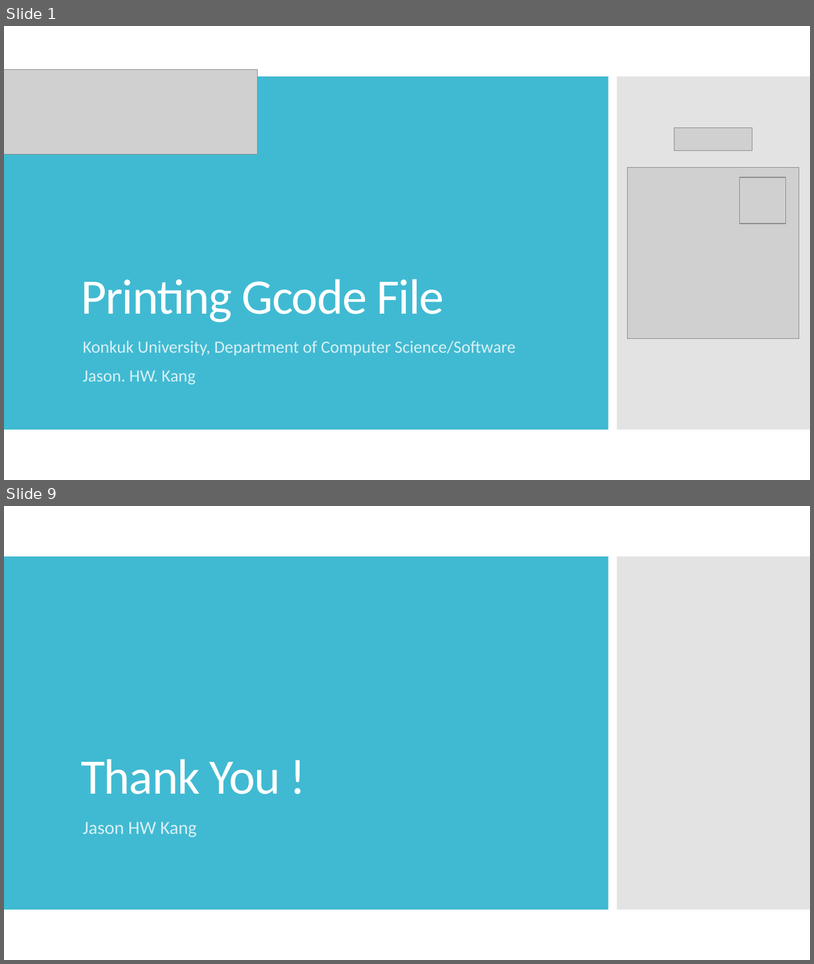
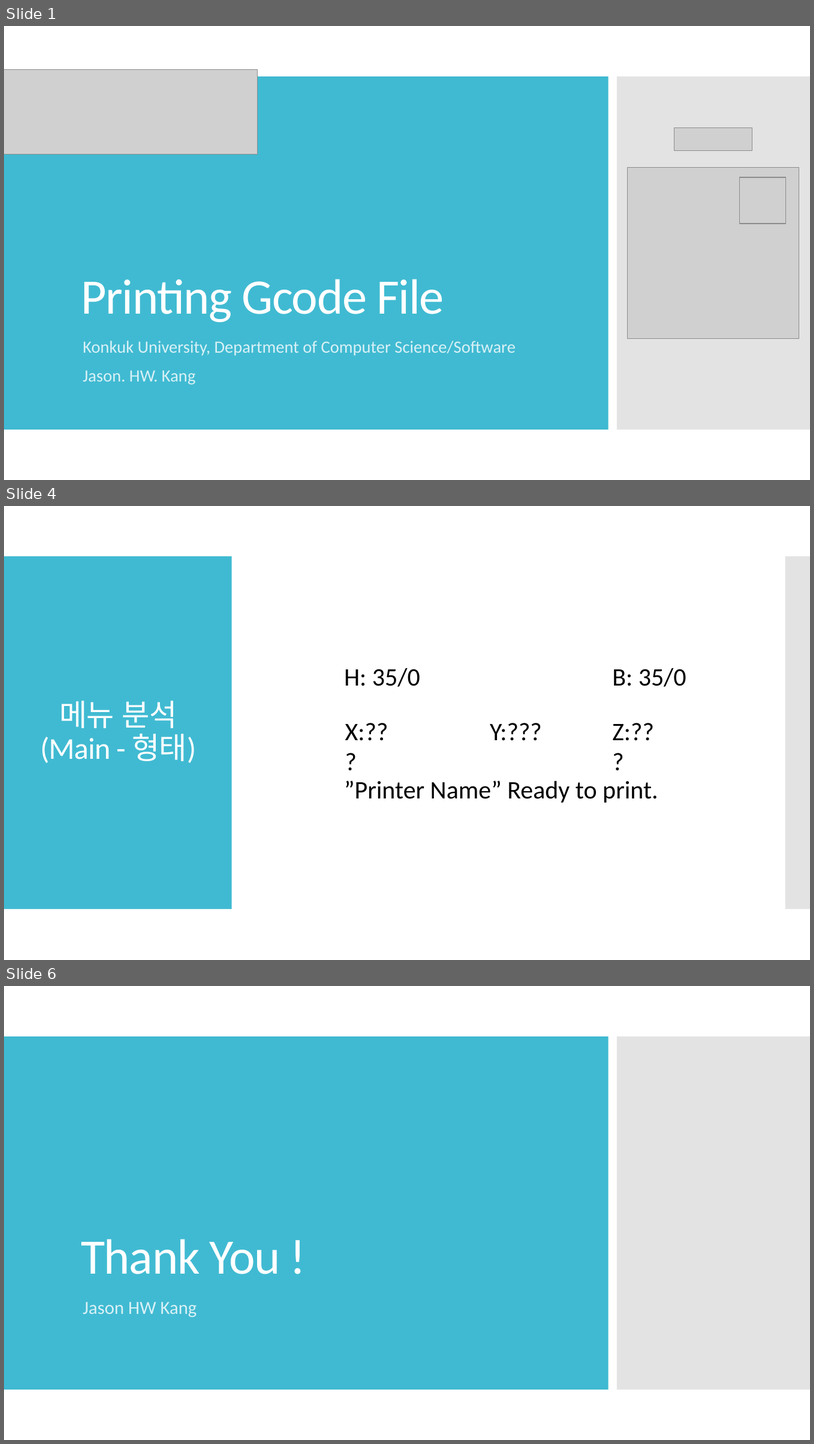
Before and after one commit to IncoCura/Instruction, a slide deck: 3DPrinter/3. Printing GCode file.pptx. Shown one above the other, each under a label of ours: slides 1 and 9 before the commit, slides 1, 4 and 6 after it; the slides between them are not shown. The pictures are 814x964 and 814x1444 pixels, drawn with LibreOffice and Linux fonts; fonts in the diff are those of the drawing; grey boxes stand for pictures. Boxes give left, top, right and bottom in pixels: in the first picture for what was removed or moved away, otherwise in the second. Text is boxed around its words. In the diff, an @@ line names an element or a change of style, - is before the commit and + after.

```diff
--- a/3DPrinter/3. Printing GCode file.pptx
+++ b/3DPrinter/3. Printing GCode file.pptx
@@ slide 4 added at box(4, 506, 810, 960), background #FFFFFF @@
@@ rectangle added at box(4, 556, 232, 909), fill #40BAD2 @@
@@ rectangle added at box(786, 556, 810, 909), fill #C8C8C8 at 50% opacity @@
@@ title added at box(40, 700, 196, 763), 36 pt, text #FFFFFF @@
+메뉴 분석
+(Main - 형태)
@@ group added at box(344, 668, 687, 802): 6 texts @@
+H: 35/0
+B: 35/0
+X:???
+Y:???
+Z:???
+”Printer Name” Ready to print.
@@ what was slide 9 is now slide 6 @@
```
Also in this commit, not shown: 3 slides changed, 4 slides removed, 1 other file.
